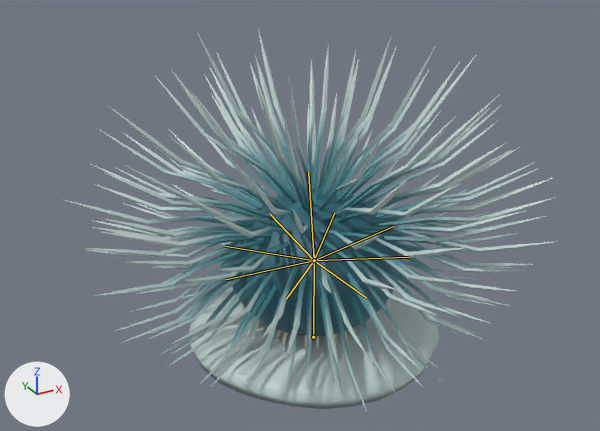
An edit to the glTF model assets/creatures/rime_urchin/rime_urchin.glb, drawn before and after from the same camera.
Camera for both pictures: a camera (50 mm lens) standing at (-1.93, -3.36, 2.42) and looking at (-0.11, -0.04, 0.76). Every picture has the same lights, and +X, +Y and +Z are marked at lower left. The first picture is the older version. Both versions are drawn at frame 28 of the action 'ko'; the numbers are the values there. The bones that bend it are drawn over the model as lines.

Names of what the first picture shows: 'rime_urchin'.
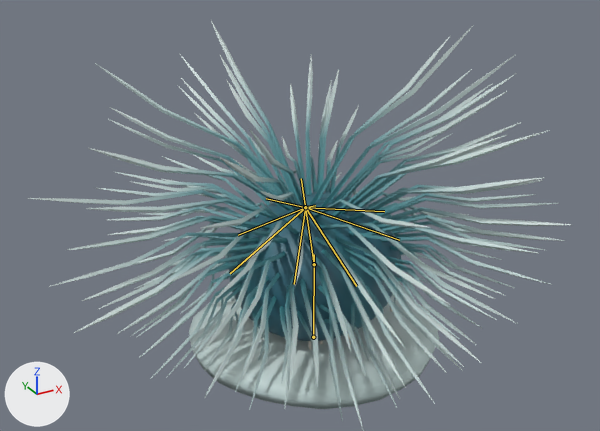
Commit message: Act II Ch11: rime urchin KO splays its spines into a flat star

Changed parts and their boxes (x1, y1, x2, y2) in the pictures (600 x 431 px):
'rime_urchin', posed
    before: (64, 29, 559, 411)
    after: (27, 21, 571, 431)
bone 'body', root to tip
    before: (314, 260) to (308, 172)
    after: (314, 264) to (301, 178)
bone 'sector_0', root to tip
    before: (314, 260) to (366, 297)
    after: (305, 207) to (356, 286)
bone 'sector_1', root to tip
    before: (314, 260) to (408, 257)
    after: (305, 207) to (399, 240)
bone 'sector_2', root to tip
    before: (314, 260) to (393, 226)
    after: (305, 207) to (384, 211)
bone 'sector_3', root to tip
    before: (314, 260) to (334, 213)
    after: (305, 207) to (315, 205)
bone 'sector_4', root to tip
    before: (314, 260) to (270, 214)
    after: (305, 207) to (266, 198)
bone 'sector_5', root to tip
    before: (314, 260) to (224, 246)
    after: (305, 207) to (238, 235)
bone 'sector_6', root to tip
    before: (314, 260) to (226, 279)
    after: (305, 207) to (230, 273)
bone 'sector_7', root to tip
    before: (314, 260) to (286, 298)
    after: (305, 207) to (294, 284)

What the commit changed:
Bone 'body' (bone_body) moves from (0.0, -0.035, 0.0) to (0.0, -0.06, 0.0).
Bone 'body' (bone_body) turns from (0, 0, 4) to (0, 0, 9) degrees about its own x, y and z.
Bone 'sector_0' (bone_sector_0) moves from (0.0, 0.0, 0.0) to (0.0, 0.125, -0.313).
Bone 'sector_0' (bone_sector_0) turns from (19, 0, 0) to (53, 0, 0) degrees about its own x, y and z.
Bone 'sector_1' (bone_sector_1) moves from (0.0, 0.0, 0.0) to (-0.239, 0.125, 0.202).
Bone 'sector_1' (bone_sector_1) turns from (-8, -1, -11) to (-18, -8, -32) degrees about its own x, y and z.
Bone 'sector_2' (bone_sector_2) moves from (0.0, 0.0, 0.0) to (-0.116, 0.125, 0.291).
Bone 'sector_2' (bone_sector_2) turns from (-15, -1, -6) to (-41, -6, -15) degrees about its own x, y and z.
Bone 'sector_3' (bone_sector_3) moves from (0.0, 0.0, 0.0) to (-0.05, 0.125, 0.309).
Bone 'sector_3' (bone_sector_3) turns from (-18, 0, -2) to (-50, 5, 0) degrees about its own x, y and z.
Bone 'sector_4' (bone_sector_4) moves from (0.0, 0.0, 0.0) to (0.0, 0.125, 0.313).
Bone 'sector_4' (bone_sector_4) turns from (-13, 0, 0) to (-37, 0, 0) degrees about its own x, y and z.
Bone 'sector_5' (bone_sector_5) moves from (0.0, 0.0, 0.0) to (0.05, 0.125, 0.309).
Bone 'sector_5' (bone_sector_5) turns from (-18, 0, 2) to (-50, -5, 0) degrees about its own x, y and z.
Bone 'sector_6' (bone_sector_6) moves from (0.0, 0.0, 0.0) to (0.116, 0.125, 0.291).
Bone 'sector_6' (bone_sector_6) turns from (-15, 1, 6) to (-41, 6, 15) degrees about its own x, y and z.
Bone 'sector_7' (bone_sector_7) moves from (0.0, 0.0, 0.0) to (0.239, 0.125, 0.202).
Bone 'sector_7' (bone_sector_7) turns from (-8, 1, 11) to (-18, 8, 32) degrees about its own x, y and z.
